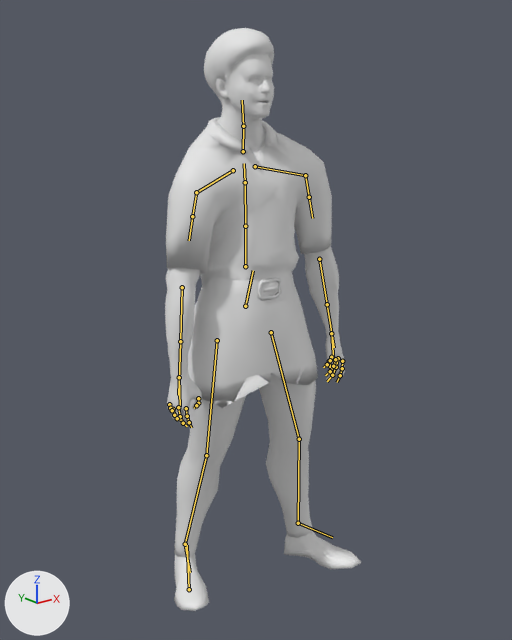
A saved change to the glTF model assets_dev/worlds/mm6/models/mm6_pman_v2.glb.
Rendered twice from a camera (50 mm lens) standing at (-1.219, -1.597, 1.524) and looking at (0.036, -0.029, 0.896). The axes (+X, +Y, +Z) are drawn at lower left. The lights are the same throughout. The older version comes first. Both versions are drawn at frame 77 of the action 'Fidget'; the numbers are the values there. The bones that change, and the others that lie on the model, are drawn over the model as lines.

Names of what the first picture shows: 'Peasant'.
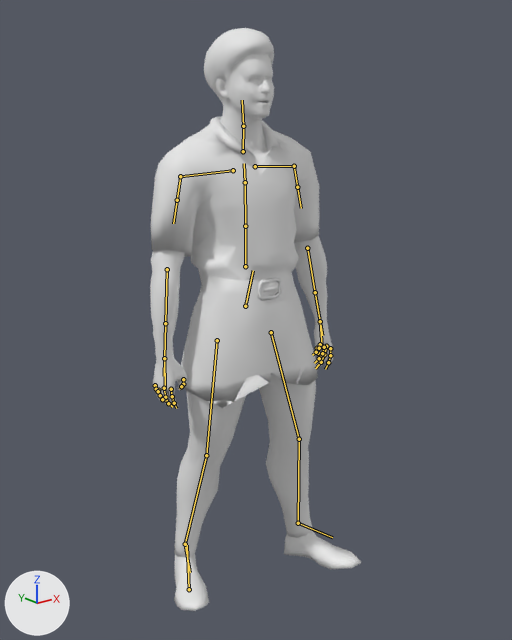
The change, as a list of edits to the scene's bpy script:
```text
Change bone_b_l_clavicle:
    where bone_b_l_clavicle = bpy.data.objects['Rig'].pose.bones['B_L_Clavicle']  # child of 'B_Spine2'
    bone_b_l_clavicle.rotation_quaternion: (0.955, -0.099, 0.086, -0.267) -> (0.994, -0.029, 0.092, -0.058)  # degrees (-14, 6, -32) -> degrees (-4, 10, -7)
Change bone_b_l_upperarm:
    where bone_b_l_upperarm = bpy.data.objects['Rig'].pose.bones['B_L_UpperArm']  # child of 'B_L_Clavicle'
    bone_b_l_upperarm.rotation_quaternion: (0.998, -0.009, 0.049, 0.044) -> (0.967, -0.047, 0.243, -0.055)  # degrees (-1, 6, 5) -> degrees (-8, 28, -8)
Change bone_b_r_clavicle:
    where bone_b_r_clavicle = bpy.data.objects['Rig'].pose.bones['B_R_Clavicle']  # child of 'B_Spine2'
    bone_b_r_clavicle.rotation_quaternion: (0.955, 0.13, -0.091, -0.25) -> (0.995, 0.007, -0.091, -0.041)  # degrees (17, -6, -30) -> degrees (1, -10, -5)
Change bone_b_r_upperarm:
    where bone_b_r_upperarm = bpy.data.objects['Rig'].pose.bones['B_R_UpperArm']  # child of 'B_R_Clavicle'
    bone_b_r_upperarm.rotation_quaternion: (0.985, -0.059, -0.139, 0.08) -> (0.944, 0.014, -0.325, -0.057)  # degrees (-8, -15, 10) -> degrees (5, -38, -8)
```

Location of each change, [x1, y1, x2, y2] in pixels of the pictures (512 x 640 px):
'Peasant', posed (8% wider)
    before: [165, 28, 361, 611]
    after: [150, 28, 361, 611]
bone 'B_L_Clavicle', root to tip
    before: (255, 166) to (305, 175)
    after: (255, 166) to (294, 166)
bone 'B_L_UpperArm', root to tip
    before: (305, 175) to (309, 197)
    after: (294, 166) to (297, 187)
bone 'B_R_Clavicle', root to tip
    before: (233, 170) to (196, 192)
    after: (233, 170) to (180, 176)
bone 'B_R_UpperArm', root to tip
    before: (196, 192) to (192, 216)
    after: (180, 176) to (177, 200)
